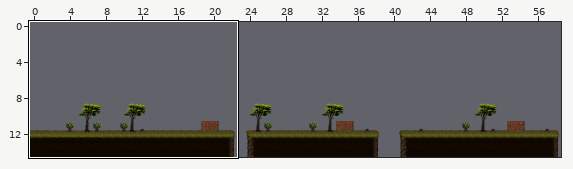
Tiled map -- BitBlast/Resources/startChunk.tmx. Above, an overview of the earlier version with the close-up marked.
Close-up. As it was:
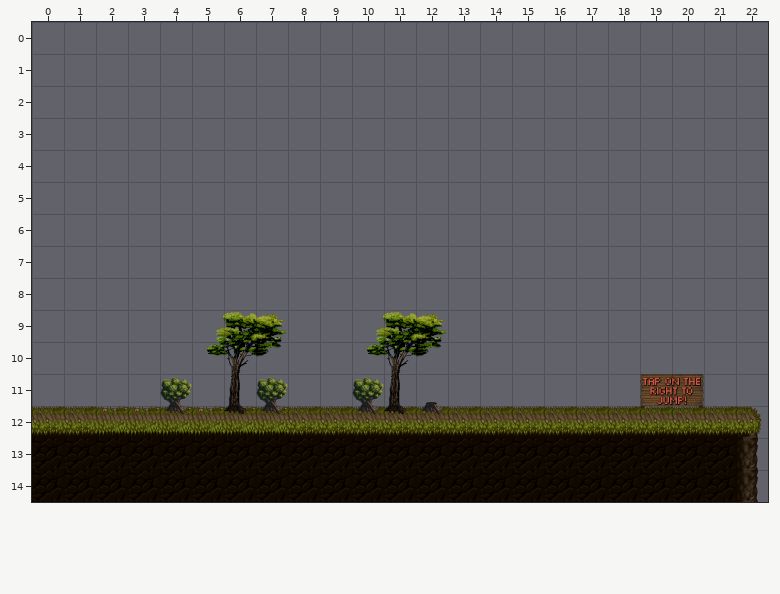
Cells are 128x128 px. Shown: x 0..22, y 0..14.
And afterwards:
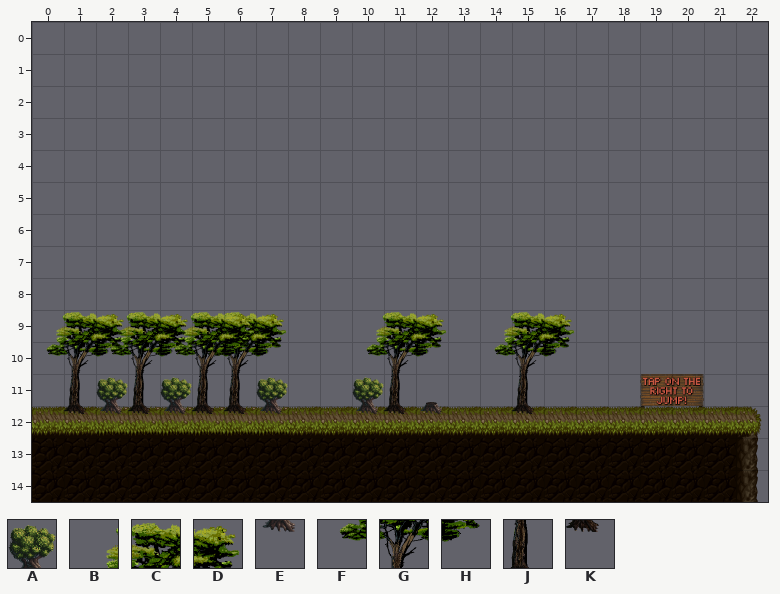
Key: from "tiles_aubrey": A 102, B 114, C 115, D 116, E 118, F 130, G 131, H 132, J 147, K 163.
_ is an empty cell.
Tiles of an added or newly shown layer are drawn over the layers below it.
From old to new:
{"where": "layer \"Backdrop\""}
{"y":9,"x":2,"old":"___","new":"BCD"}
{"y":10,"x":2,"old":"_","new":"F"}
{"y":10,"x":4,"old":"_","new":"H"}
{"where": "layer \"Backdrop2\" (added)"}
{"y":9,"x":0,"old":"___","new":"BCD"}
{"y":9,"x":4,"old":"___","new":"BCD"}
{"y":9,"x":14,"old":"___","new":"BCD"}
{"y":10,"x":0,"old":"_______","new":"FGHGFGH"}
{"y":10,"x":14,"old":"___","new":"FGH"}
{"y":11,"x":1,"old":"___","new":"JAJ"}
{"y":11,"x":5,"old":"_","new":"J"}
{"y":11,"x":15,"old":"_","new":"J"}
{"y":12,"x":1,"old":"___","new":"KEK"}
{"y":12,"x":5,"old":"_","new":"K"}
{"y":12,"x":15,"old":"_","new":"K"}
